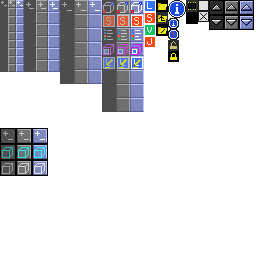
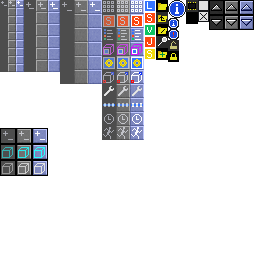
Two versions of the same layered image (256px x 256px). Layer-by-layer changes:
painted on "Icons" over left=103, top=1, right=167, bottom=139
painted on "Mockup" over left=102, top=36, right=168, bottom=140
